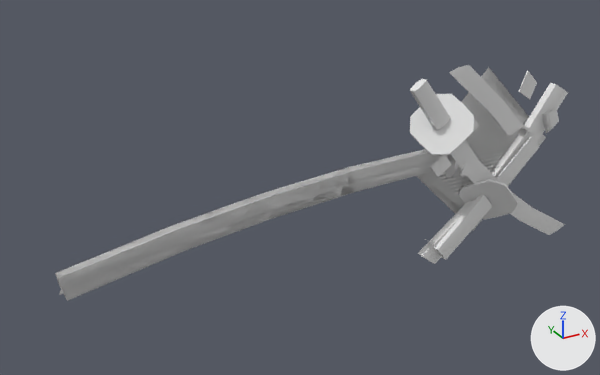
The OBJ model src/main/resources/assets/blade_tetra/model/modular/alpha9/nodachi_spirit_guard_swift.obj: old version first, new version second.
Rendered twice from a camera (50 mm lens) standing at (-429.0, -478.0, 243.0) and looking at (-160.0, 11.0, -1.0). Lighting does not change. The marker at lower right points along +X, +Y and +Z. The first picture is the older version. Where no turn or scale is listed for an object, it has been applied to the vertices. Vertices at exactly the same position are counted once.

Names of what the first picture shows: 'blade', 'effect', 'item_blade', 'item_damaged' and 1 more.
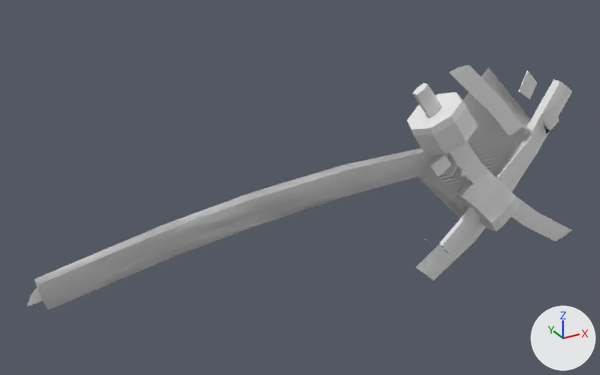
Pixel boxes [x1, y1, x2, y2] of what changed, in the pictures (600 x 375 px; the box of a moved part takes in the faces that stretch with it):
'sheath', reshaped (not visible before)
    after: [34, 148, 449, 310]
'item_damaged', reshaped
    before: [417, 65, 559, 260]
    after: [418, 65, 559, 255]
'item_blade', reshaped (9% taller)
    before: [410, 78, 568, 264]
    after: [407, 79, 572, 281]
'blade', reshaped (mostly hidden)
    before: [59, 155, 458, 295]
    after: [27, 162, 459, 306]
part 1 of me_blade, moved or reshaped (mostly hidden)
    before: [59, 289, 63, 295]
    after: [27, 287, 43, 306]
part 2 of me_effect, moved or reshaped (not visible afterwards)
    before: [55, 150, 448, 301]
part 3 of me_item_blade, moved or reshaped
    before: [410, 78, 451, 130]
    after: [413, 83, 442, 117]
part 4 of me_item_blade, rebuilt (11% taller)
    before: [418, 82, 568, 264]
    after: [416, 79, 572, 281]
part 5 of me_item_blade, rebuilt (8% wider)
    before: [410, 94, 474, 155]
    after: [407, 92, 476, 155]
part 6 of me_item_blade, moved or reshaped
    before: [450, 140, 565, 235]
    after: [449, 142, 572, 241]
part 7 of me_item_damaged, rebuilt
    before: [459, 179, 518, 220]
    after: [456, 172, 519, 231]
part 8 of me_item_damaged, moved or reshaped
    before: [434, 195, 492, 260]
    after: [439, 208, 481, 255]

The change, as a diff of the scene's bpy script:
```diff
--- a/src/main/resources/assets/blade_tetra/model/modular/alpha9/nodachi_spirit_guard_swift.obj.py
+++ b/src/main/resources/assets/blade_tetra/model/modular/alpha9/nodachi_spirit_guard_swift.obj.py
@@ me_blade @@
 # used by ob_blade; location = (0.0, 0.0, 0.0)
-me_blade.from_pydata(...)  # 83 vertices, 139 faces; spans x -342.0..34.0, y -15.0..15.0, z -34.0..19.0
+me_blade.from_pydata(...)  # 249 vertices, 475 faces; spans x -362.0..28.0, y -16.0..16.0, z -36.0..20.0
+# me_blade part 1: 22 vertices moved from x -342.0..-125.0, y -1.0..1.0, z -34.0..7.0 to x -362.0..-130.0, y -1.0..1.0, z -36.0..7.0
+# other edits to the shape of me_blade do not show in these pictures
@@ me_effect @@
 # used by ob_effect; location = (0.0, 0.0, 0.0)
-me_effect.from_pydata(...)  # 72 vertices, 132 faces; spans x -342.0..-35.0, y -6.0..6.0, z -37.0..12.0
+me_effect.from_pydata(...)  # 72 vertices, 132 faces; spans x -355.0..-35.0, y -8.0..8.0, z -40.0..13.0
+# me_effect part 2: the whole mesh is multiplied about its middle by the matrix ((1.043, 0.0, -0.01), (0.0, 1.163, 0.0), (-0.01, 0.0, 1.162)), then moved by (-7.0, 0.0, -1.0)
@@ me_item_blade @@
 # used by ob_item_blade; location = (0.0, 0.0, 0.0)
-me_item_blade.from_pydata(...)  # 143 vertices, 235 faces; spans x -83.0..91.0, y -31.0..4.0, z -85.0..75.0
+me_item_blade.from_pydata(...)  # 309 vertices, 571 faces; spans x -81.0..100.0, y -35.0..4.0, z -100.0..72.0
+# me_item_blade part 3: the loose piece of 18 vertices spanning x -83.0..-48.0, y -20.0..-11.0, z 35.0..75.0 is scaled about its middle by (0.911, 0.902, 0.91), then moved by (1.0, 0.0, -2.0)
+# me_item_blade part 4: the loose piece of 30 vertices spanning x -60.0..78.0, y -13.0..-3.0, z -84.0..51.0 is rebuilt with 30 vertices and now spans x -60.0..83.0, y -12.0..0.0, z -100.0..52.0
+# me_item_blade part 5: the loose piece of 26 vertices spanning x -77.0..-32.0, y -31.0..0.0, z 19.0..58.0 is rebuilt with 192 vertices and now spans x -80.0..-29.0, y -35.0..3.0, z 14.0..62.0
+# me_item_blade part 6: 22 vertices moved from x -28.0..91.0, y -17.0..-15.0, z -85.0..2.0 to x -26.0..100.0, y -17.0..-15.0, z -94.0..0.0
@@ me_item_damaged @@
 # used by ob_item_damaged; location = (0.0, 0.0, 0.0)
-me_item_damaged.from_pydata(...)  # 145 vertices, 199 faces; spans x -71.0..71.0, y -32.0..4.0, z -78.0..81.0
+me_item_damaged.from_pydata(...)  # 311 vertices, 535 faces; spans x -71.0..71.0, y -35.0..4.0, z -74.0..81.0
+# me_item_damaged part 7: the loose piece of 26 vertices spanning x -23.0..19.0, y -32.0..0.0, z -58.0..-12.0 is rebuilt with 192 vertices and now spans x -28.0..23.0, y -35.0..3.0, z -61.0..-9.0
+# me_item_damaged part 8: 12 vertices moved from x -51.0..0.0, y -19.0..-12.0, z -78.0..-29.0 to x -47.0..0.0, y -19.0..-13.0, z -74.0..-29.0
@@ me_sheath @@
 # used by ob_sheath; location = (0.0, 0.0, 0.0)
-me_sheath.from_pydata(...)  # 72 vertices, 132 faces; spans x -342.0..-35.0, y -6.0..6.0, z -37.0..12.0
+me_sheath.from_pydata(...)  # 72 vertices, 132 faces; spans x -355.0..-35.0, y -8.0..8.0, z -40.0..13.0
+# me_sheath part 9: the whole mesh is multiplied about its middle by the matrix ((1.043, 0.0, -0.01), (0.0, 1.163, 0.0), (-0.01, 0.0, 1.162)), then moved by (-7.0, 0.0, -1.0)
```
